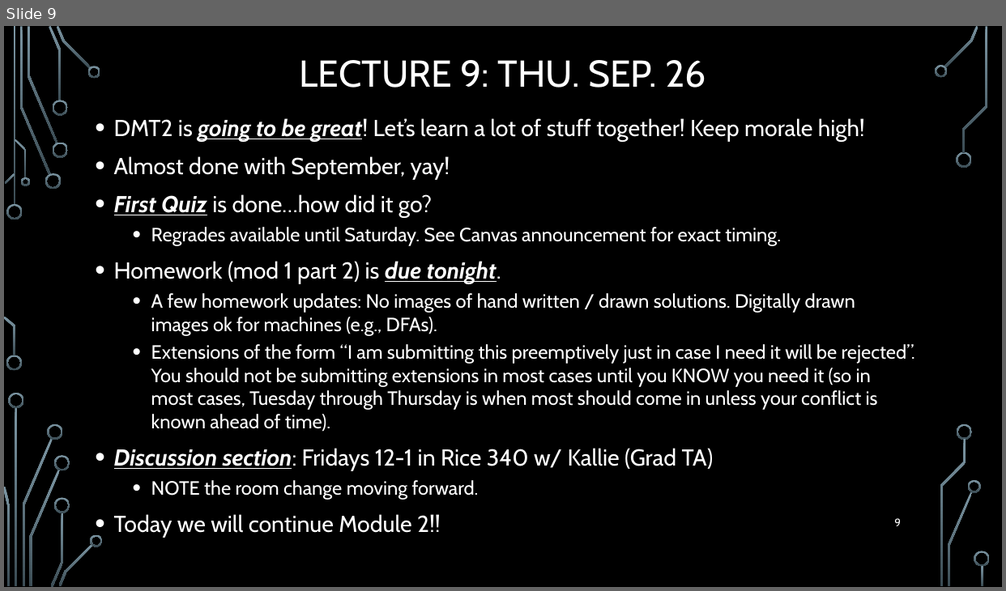
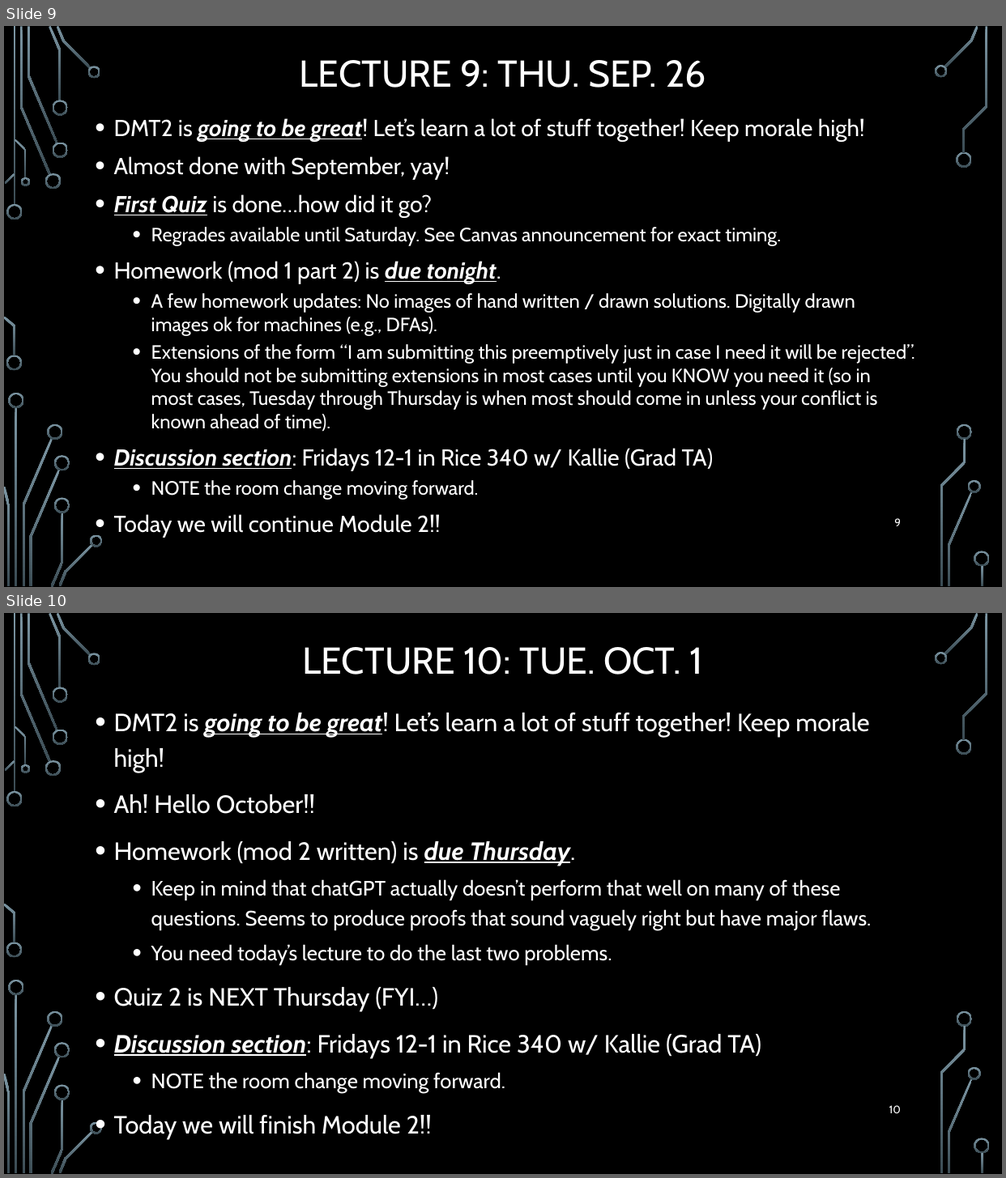
Before and after one commit to markfloryan/dmt2, a slide deck: slides/00-DailyAnnouncements.pptx. Shown one above the other, each under a label of ours: slide 9 before the commit, slides 9 and 10 after it. The pictures are 1006x591 and 1006x1178 pixels, drawn with LibreOffice and Linux fonts; fonts in the diff are those of the drawing; background and template pictures are left out. Boxes give left, top, right and bottom in pixels: in the first picture for what was removed or moved away, otherwise in the second. Text is boxed around its words. In the diff, an @@ line names an element or a change of style, - is before the commit and + after.

```diff
--- a/slides/00-DailyAnnouncements.pptx
+++ b/slides/00-DailyAnnouncements.pptx
@@ slide 10 added at [4, 613, 1002, 1174], background picture (left out); not listed: 36 template elements that a slide beside it also shows @@
@@ title added at [303, 647, 702, 675], 36 pt, text #FFFFFF @@
+LECTURE 10: TUE. OCT. 1
@@ text added at [114, 713, 871, 1139], 24 pt, text #FFFFFF @@
+• DMT2 is going to be great! Let’s learn a lot of stuff together! Keep morale high!
+• Ah! Hello October!!
+• Homework (mod 2 written) is due Thursday.
+  • Keep in mind that chatGPT actually doesn’t perform that well on many of these questions. Seems to produce proofs that sound vaguely right but have major flaws.
+  • You need today’s lecture to do the last two problems.
+• Quiz 2 is NEXT Thursday (FYI…)
+• Discussion section: Fridays 12-1 in Rice 340 w/ Kallie (Grad TA)
+  • NOTE the room change moving forward.
+• Today we will finish Module 2!!
@@ page number added at [889, 1105, 901, 1114], 10.5 pt, text #FFFFFF @@
+10
```
Also in this commit, not shown: 1 other file.
